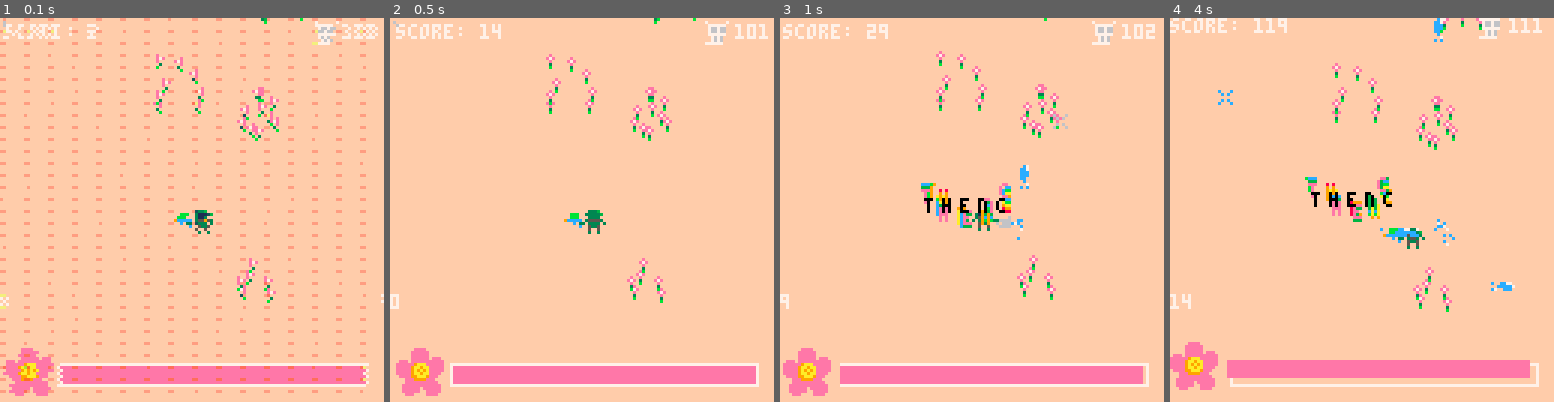
Above: before the commit, frames 1-4 (left to right).
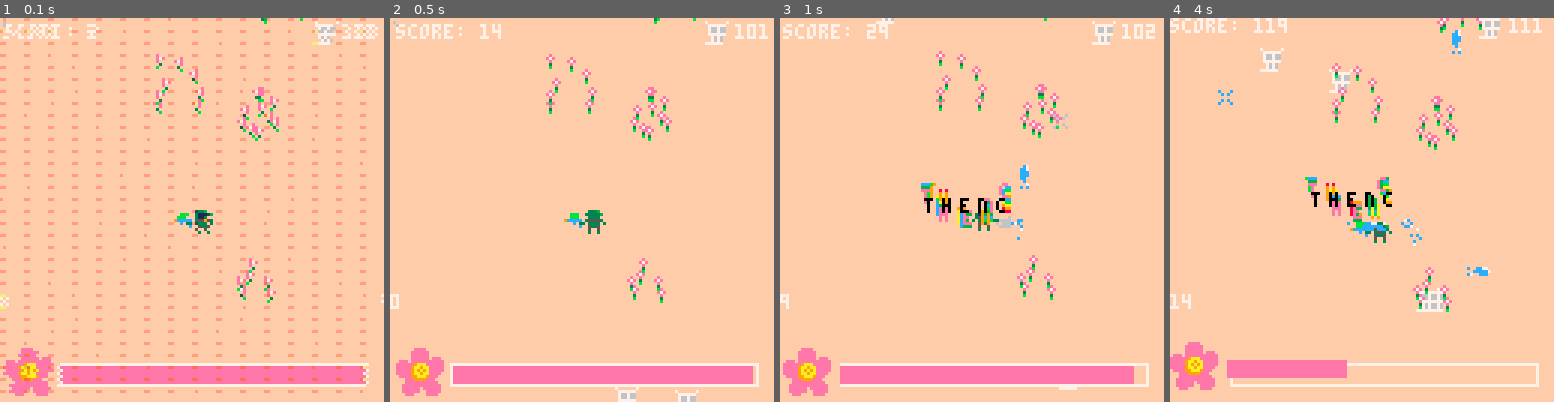
Above: after the commit, the same moments.

Repository: samboyer/ld46
Game: PICO-8 cartridge ld46.p8
The game is run twice, just before and just after one commit, with the same random seed, the same clock (stepped at 60 frames per second) and the same inputs.
Inputs (mouse positions are in pixels of both pictures, inside the frame that each line leads up to):
- Up to frame 1 (0.1 s): no input
- Up to frame 2 (0.5 s): tap X (X key) at 0.33 s
- Up to frame 3 (1 s): click (1060, 121) at 0.67 s; tap O (Z key) at 0.7 s
- Up to frame 4 (4 s): tap X (X key) at 1.07, 1.85, 2.97 s; click (1216, 267) at 1.22 s; hold Right 1.6-2.1 s; hold P2 Left 1.6-2.1 s; tap O (Z key) every 0.4 s from 1.7 to 3.7 s; click (1277, 114) at 1.77 s; hold Up 2.15-2.42 s; hold P2 Down 2.15-2.42 s; click (1342, 259) at 2.32 s; hold Right 2.47-3.03 s; hold P2 Left 2.47-3.03 s; click (1404, 106) at 2.87 s; hold Left 3.08-3.58 s; hold P2 Right 3.08-3.58 s; click (1465, 256) at 3.42 s; hold Down 3.63-3.97 s; hold P2 Up 3.63-3.97 s; click (1231, 102) at 3.97 s

Frame 1 is identical in both runs. In frame 2, 0.3% of the frame differs, in the area x 58-96%, y 90-100%; in frame 3, 0.2%; in frame 4, 4.1%, in the area x 23-94%, y 0-94%.

Commit message:
Flowers can now die, watering can now works

Diff:
--- a/ld46.p8
+++ b/ld46.p8
@@ -126,7 +126,7 @@
 
 function emitter_wateringcan()
   local _r = 0.12 + rnd(0.3)
-  if not isweaponfacingright then _r = -_r end
+  if not isweaponfacingleft then _r = -_r end
   local _vx = 0.004 * sin(_r)
   local _vy = cos(_r) * -0.004
   make_particle(axis((weapontipx - screenx)/127, _vx), axis((weapontipy - screeny)/127, _vy, 0.0003), {0, 24}, axis(), 10+rnd(5))
@@ -152,7 +152,7 @@
 bulletspeed = 0.5
 bulletlife = 40 -- life of bullet in frames
 
-music(56)
+-- music(56)
 
 --EFFECTS
 screen_shake = 0
@@ -172,7 +172,7 @@
 }
 weapontipx = 0
 weapontipx = 0
-isweaponfacingright = false
+isweaponfacingleft = false
 
 bullets = {}
 --(x,y,dx,dy,sprite,life,dead)
@@ -209,21 +209,36 @@
 
 wateranimframes = 0
 
+function water_plants()
+  water = {
+    x = player.x + (isweaponfacingleft and (-12) or 20),
+    y = player.y + 8
+  }
+
+  for f in all(flowers) do
+    if (distance(water, f) < 7) then
+      f.health += 80
+    end
+  end
+
+  wateranimframes = 30
+  sfx(7)
+  make_emitter(emitter_wateringcan, 35, 1)
+end
+
 function control_player()
   x = 0
   y = 0
 
   if(btn(4)) and wateranimframes == 0 then
-    wateranimframes = 30
-    sfx(7)
-    make_emitter(emitter_wateringcan, 35, 1)
+    water_plants()
   end
 
   if wateranimframes == 0 then
-    if (btn(0)) x -= 1
-    if (btn(1)) x += 1
-    if (btn(2)) y -= 1
-    if (btn(3)) y += 1
+    if (btn(0,0) or btn(0,1)) x -= 1
+    if (btn(1,0) or btn(1,1)) x += 1
+    if (btn(2,0) or btn(2,1)) y -= 1
+    if (btn(3,0) or btn(3,1)) y += 1
   end
 
   playerstill = x==0 and y==0
@@ -289,6 +304,7 @@
     add(sprites, {
       x = x + flr(rnd(16)) - 8,
       y = y + flr(rnd(16)) - 8,
+      alivesprite = 6,
       sprite = 6
     })
   end
@@ -436,9 +452,9 @@
 
   update_bullets()
 
-  --update_enemies()
-
-  --update_health()
+  update_enemies()
+
+  update_health()
 
   if wateranimframes==0 then
     weaponsprite = 65
@@ -488,6 +504,7 @@
   --flowers
   for f in all(flowers) do
     for s in all(f.sprites) do
+      s.sprite = (f.health == 0) and 22 or s.alivesprite
       draw_object(s)
     end
   end
@@ -499,8 +516,8 @@
   draw_object(player)
 
   --weapon
-  isweaponfacingright = mousex <= player.x - screenx
-  if isweaponfacingright then --right hand
+  isweaponfacingleft = mousex <= player.x - screenx
+  if isweaponfacingleft then --right hand
     draw_sprite(weaponsprite, player.x - 8, player.y)
     weapontipx = player.x - 5
   else
@@ -597,10 +614,10 @@
 060006000c000c000000000000000000000000000000000000000000333333330000000000000000000000000000000000000000000000000000000000000000
 0060600000c0c0000000000000000000000000000000000000000000333333330000000000000000000000000000000000000000000000000000000000000000
 00000000000000000000000000000000000000000000000000000000333333330000000000000000000000000000000000000000000000000000000000000000
-0060600000c0c0000000000000000000000000000000000000000000333333330000000000000000000000000000000000000000000000000000000000000000
-060006000c000c000000000000000000000000000000000000000000333333330000000000000000000000000000000000000000000000000000000000000000
-00000000000000000000000000000000000000000000000000000000333333330000000000000000000000000000000000000000000000000000000000000000
-00000000000000000000000000000000000000000000000000000000333333330000000000000000000000000000000000000000000000000000000000000000
+0060600000c0c0000000000000000000000000000000000000004000333333330000000000000000000000000000000000000000000000000000000000000000
+060006000c000c000000000000000000000000000000000000047400333333330000000000000000000000000000000000000000000000000000000000000000
+00000000000000000000000000000000000000000000000000004300333333330000000000000000000000000000000000000000000000000000000000000000
+00000000000000000000000000000000000000000000000000000b00333333330000000000000000000000000000000000000000000000000000000000000000
 00000000000c70000000000000c0c00000000000000c70000000000000c0c000000000000000000000000000000000000000000070000007000000eeee000000
 0000000000cc7000000000000000c0000000000000cc70000000000000cc000000000000000000000000000000000000000000000777777000000eeeeee00000
 c00cc77000ccc0000cc770c0000c00000c0c777000ccc0000cc77007000cc00000000000000000000000000000000000000000000766766000000eeeeee00000
